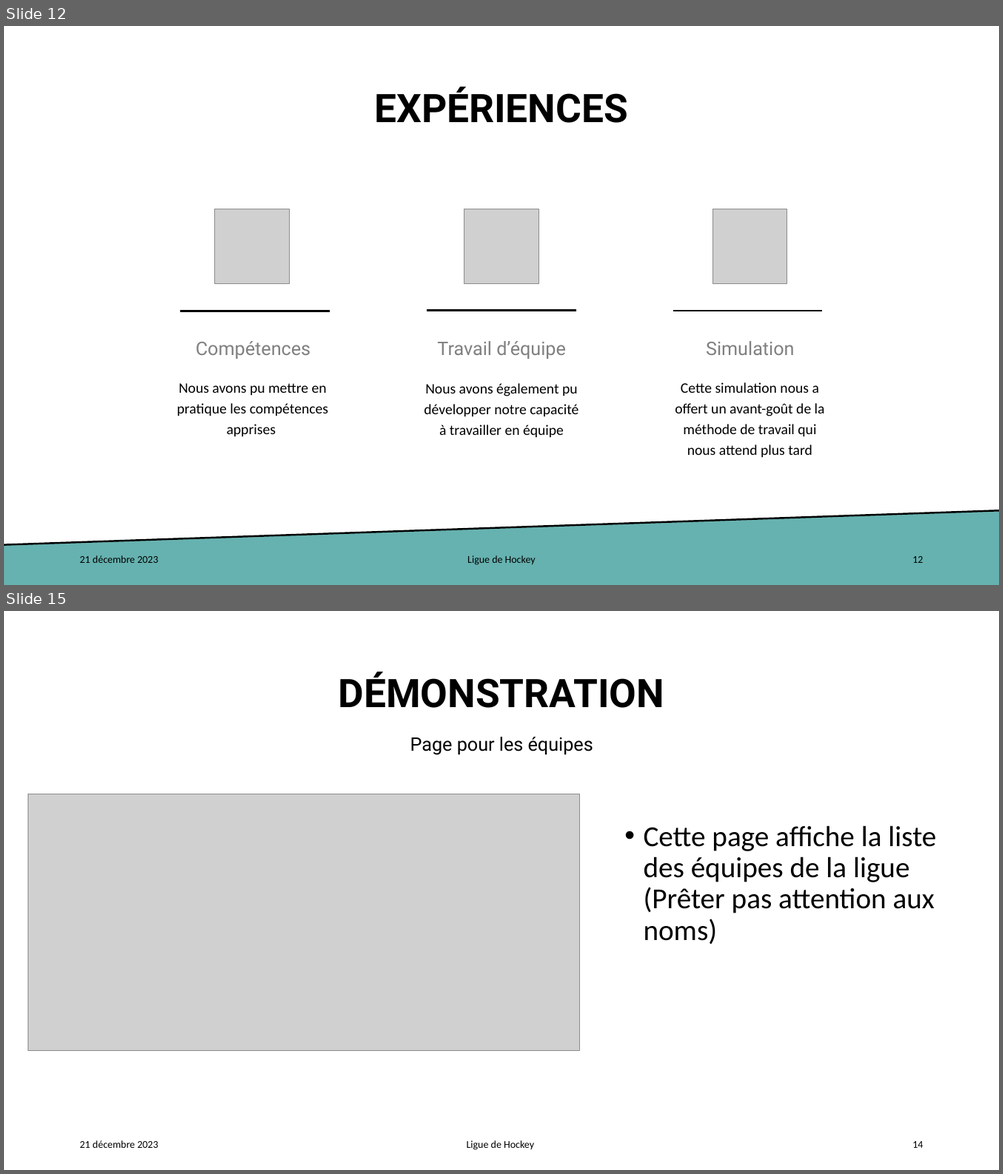
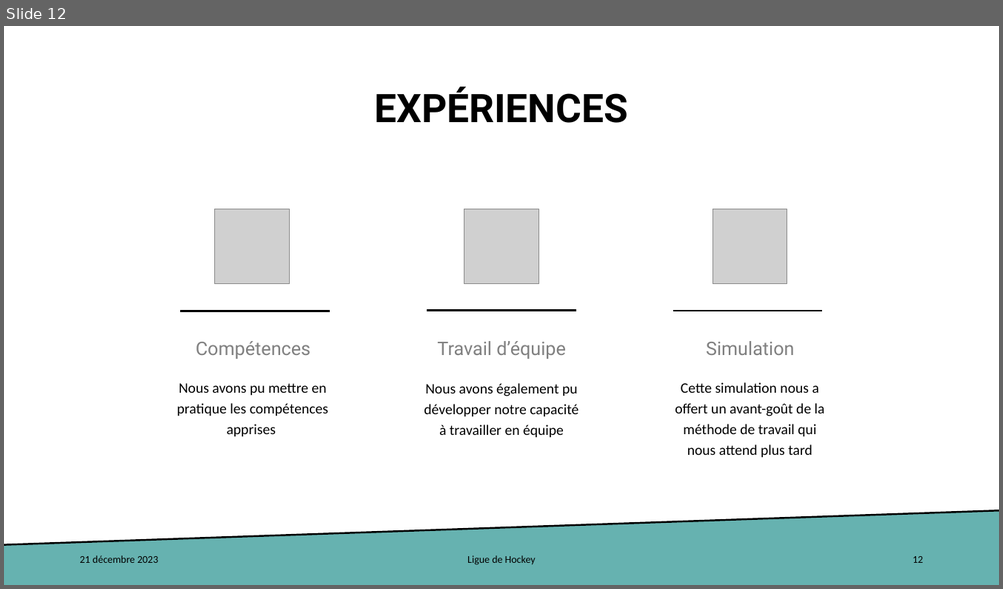
Before and after one commit to KALASHXPRO/Ligue-De-Hockey, a slide deck: PresentationWeb.pptx. Shown one above the other, each under a label of ours: slides 12 and 15 before the commit, slide 12 after it; the slides between them are not shown. The pictures are 1003x1174 and 1003x589 pixels, drawn with LibreOffice and Linux fonts; fonts in the diff are those of the drawing; grey boxes stand for pictures. Boxes give left, top, right and bottom in pixels: in the first picture for what was removed or moved away, otherwise in the second. Text is boxed around its words. In the diff, an @@ line names an element or a change of style, - is before the commit and + after.

```diff
--- a/PresentationWeb.pptx
+++ b/PresentationWeb.pptx
@@ slide 15 removed at box(4, 611, 999, 1170), background #FFFFFF @@
@@ title removed at box(338, 672, 664, 708) @@
-DÉMONSTRATION
@@ text removed at box(410, 737, 593, 755) @@
-Page pour les équipes
@@ picture removed at box(28, 794, 580, 1051) @@
@@ text removed at box(643, 826, 936, 944) @@
-• Cette page affiche la liste des équipes de la ligue (Prêter pas attention aux noms)
@@ text removed at box(79, 1141, 158, 1148) @@
-21 décembre 2023
@@ text removed at box(466, 1141, 534, 1150) @@
-Ligue de Hockey
@@ text removed at box(912, 1142, 922, 1148) @@
-14
```
Also in this commit, not shown: 3 other slides removed, 21 other files.
